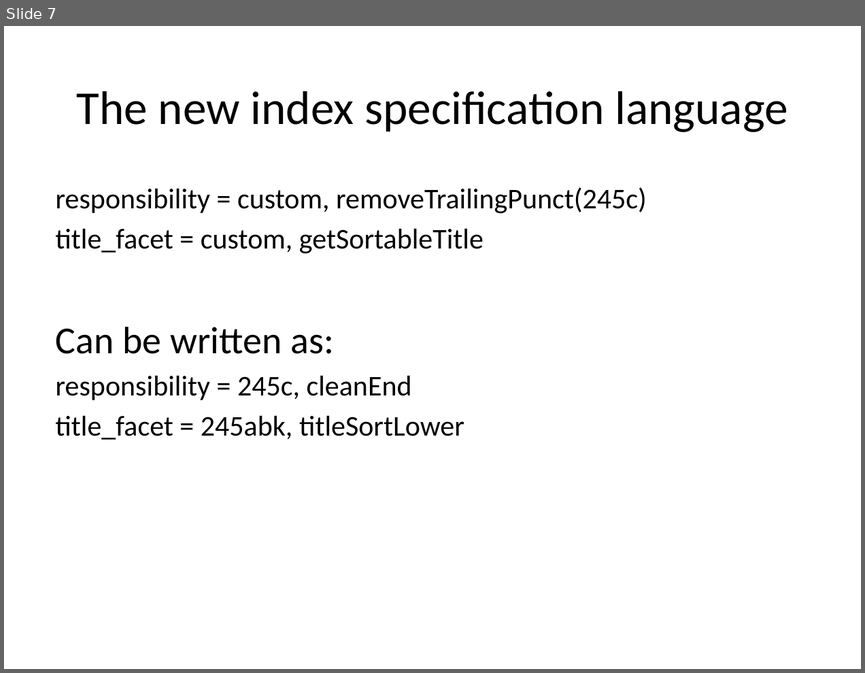
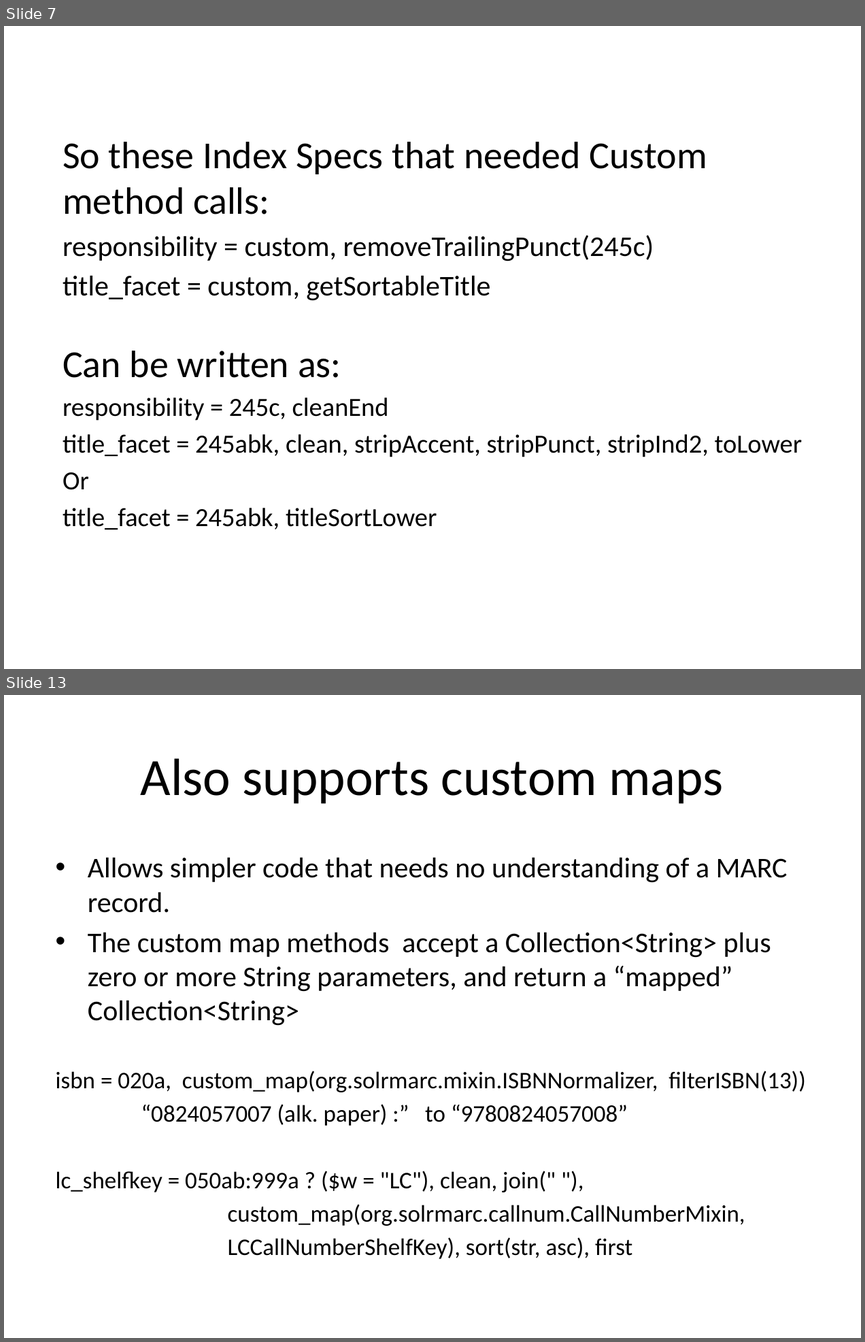
Before and after one commit to solrmarc/solrmarc, a slide deck: New Release of SolrMarc.pptx. Shown one above the other, each under a label of ours: slide 7 before the commit, slides 7 and 13 after it; the slides between them are not shown. The pictures are 865x673 and 865x1342 pixels, drawn with LibreOffice and Linux fonts; fonts in the diff are those of the drawing. Boxes give left, top, right and bottom in pixels: in the first picture for what was removed or moved away, otherwise in the second. Text is boxed around its words. In the diff, an @@ line names an element or a change of style, - is before the commit and + after.

```diff
--- a/New Release of SolrMarc.pptx
+++ b/New Release of SolrMarc.pptx
@@ slide 13 added at (4, 695, 861, 1338), background #FFFFFF @@
@@ title added at (141, 758, 723, 804), 44 pt, text #000000 @@
+Also supports custom maps
@@ text added at (56, 857, 806, 1259), 20 pt, text #000000 @@
+• Allows simpler code that needs no understanding of a MARC record.
+• The custom map methods accept a Collection<String> plus zero or more String parameters, and return a “mapped” Collection<String>
+isbn = 020a, custom_map(org.solrmarc.mixin.ISBNNormalizer, filterISBN(13))
+“0824057007 (alk. paper) :” to “9780824057008”
+lc_shelfkey = 050ab:999a ? ($w = "LC"), clean, join(" "),
+custom_map(org.solrmarc.callnum.CallNumberMixin,
+LCCallNumberShelfKey), sort(str, asc), first
@@ slide 7 changed as well @@
@@ background #E6E6D8 to #FFFFFF @@
@@ title removed at (77, 91, 787, 132) @@
-The new index specification language
@@ text "So these Index Specs that ...": place and size @@
-text "So these Index Specs that ..." at (56, 187, 647, 439)
+text "So these Index Specs that ..." at (62, 142, 802, 530)
@@ text at (62, 142, 707, 214): paragraph added @@
+So these Index Specs that needed Custom method calls:
@@ text at (62, 397, 436, 530): size 24 to 22 pt in "responsibility = 245c, cleanEnd", "title_facet = 245abk, titleSortLower" @@
@@ text at (62, 434, 802, 490): paragraphs added @@
+title_facet = 245abk, clean, stripAccent, stripPunct, stripInd2, toLower
+Or
```
Also in this commit, not shown: 6 other slides changed, 9 other slides added.
